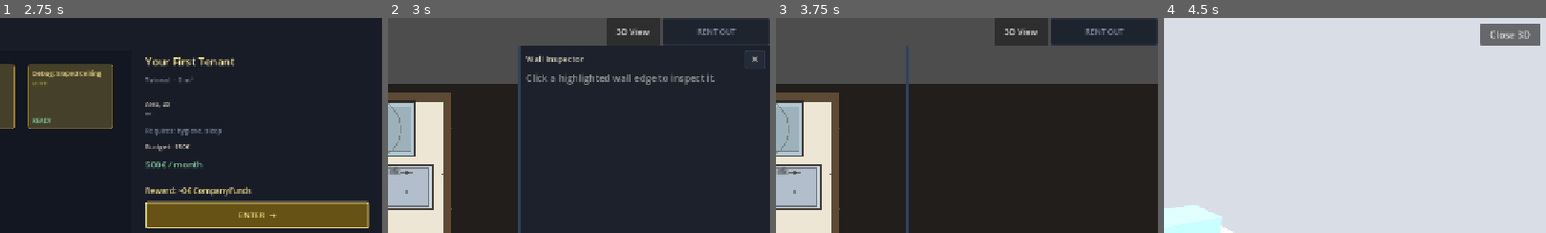
Above: before the commit, frames 1-4 (left to right).
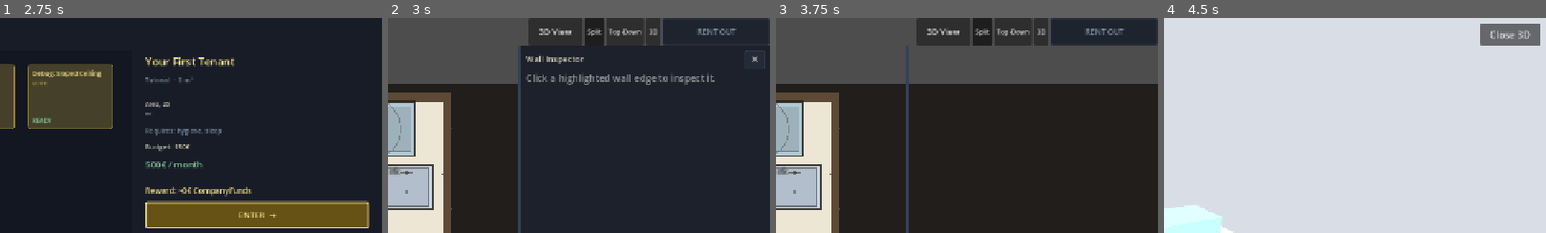
Above: after the commit, the same moments.

Repository: Bobovino/MakeItFit
Game: Godot game, scene res://scenes/CityMap.tscn
Same seed, same stepped clock (60 frames per second), same inputs: the game is played once before the commit and once after it.
Inputs:
- Up to frame 1 (2.75 s): click "★ Replay" at 0.5 s; click "★ Replay" at 1.25 s; click "★ Replay" at 2 s
- Up to frame 2 (3 s): click "ENTER →" at 2.75 s
- Up to frame 3 (3.75 s): click "✕" at 3.5 s
- Up to frame 4 (4.5 s): click "3D" at 4.25 s
The pictures show only the part of the screen within x 50-100%, y 0-50%; the shares and areas given below are measured in that part.

Frame 1 is identical in both runs. In frame 2, 2.6% of the frame differs, in the area x 36-71%, y 0-13%; in frame 3, 2.6%; in frame 4, nothing differs.

Commit message:
Add 3-button view-mode switcher (Split / Top-Down modal / persistent 3D)
Lets the player choose Split (docked wall panel), Top-Down+modal (mobile-
friendly, full-width floor plan with the wall panel as a dismissable
modal), or a persistent 3D view that fills the same band as the 2D floor
plan while budget/inventory/tenant-needs stay usable. Buying an item in
3D mode arms a 3D ghost via Room3DView.start_buying instead of the 2D
floor-placement ghost. Edge buttons (N/S/E/W) give wall access in the
two modes that have no 2D wall edge to click.

Verified in-game: all three modes render and switch correctly, wall
modal opens/closes cleanly, buy flow branches correctly per mode, no
compile or runtime errors introduced.

Co-Authored-By: Claude Sonnet 5 <noreply@anthropic.com>

Diff:
--- a/scripts/Main.gd
+++ b/scripts/Main.gd
@@ -30,6 +30,18 @@
 var _split_x:         float = 860.0
 var _dragging_divider: bool = false
 var _pending_floor_ghost: Furniture = null   # the floor-placement ghost armed alongside a wall placement
+
+# ── View mode: split (default) / top-down with a modal wall panel (mobile-
+# friendly) / 3D-primary. All three read and write the same Floor data —
+# switching modes never converts or loses anything, it just changes which
+# surface is on screen.
+enum ViewMode { SPLIT, TOPDOWN_MODAL, VIEW3D }
+const SCREEN_W := 1280.0   # design-resolution width every TopBar/Divider/WallInspector offset assumes
+var _view_mode: int = ViewMode.SPLIT
+var _mode3d_view:    Control = null   # persistent 3D view for VIEW3D mode (separate from the "reveal" overlay)
+var _modal_backdrop: ColorRect = null # dims the screen behind WallInspector when it's shown as a modal
+var _mode_buttons:   Dictionary = {}  # ViewMode -> Button
+var _edge_buttons:   Dictionary = {}  # "north"/"south"/"east"/"west" -> Button — quick wall access outside SPLIT mode
 
 # ── Floor plan zoom/pan (layered on top of the auto-fit baseline) ─────────
 const MIN_MANUAL_ZOOM := 0.4
@@ -88,7 +100,7 @@
 	if not divider.gui_input.is_connected(_on_divider_gui_input):
 		divider.gui_input.connect(_on_divider_gui_input)
 	Furniture.is_in_floor_pane = func(pos: Vector2) -> bool:
-		return pos.x < _split_x and pos.y > TOP_Y and pos.y < BOT_Y
+		return pos.x < _floor_pane_right_x() and pos.y > TOP_Y and pos.y < BOT_Y
 	_update_split(_split_x)
 	_apply_ui_theme()
 	_load_level(GameState.pending_level_id)
@@ -151,6 +163,50 @@
 		top.move_child(test_btn, top.get_child_count() - 2)
 	if top.has_node("TestBtn"):
 		top.get_node("TestBtn").visible = false  # updated after level load
+
+	# View-mode switcher: Split (default) / Top-down + modal wall panel
+	# (mobile-friendly) / 3D-primary. Mutually exclusive via a ButtonGroup.
+	if not top.has_node("ViewModeBox"):
+		var box := HBoxContainer.new()
+		box.name = "ViewModeBox"
+		var group := ButtonGroup.new()
+		var specs := [
+			[ViewMode.SPLIT,         "Split"],
+			[ViewMode.TOPDOWN_MODAL, "Top-Down"],
+			[ViewMode.VIEW3D,        "3D"],
+		]
+		for spec in specs:
+			var mode: int = spec[0]
+			var btn := Button.new()
+			btn.name          = "ViewMode%d" % mode
+			btn.text          = spec[1]
+			btn.toggle_mode   = true
+			btn.button_group  = group
+			btn.button_pressed = (mode == ViewMode.SPLIT)
+			btn.add_theme_font_size_override("font_size", 11)
+			btn.pressed.connect(_set_view_mode.bind(mode))
+			box.add_child(btn)
+			_mode_buttons[mode] = btn
+		top.add_child(box)
+		top.move_child(box, top.get_child_count() - 2)
+
+	# Quick wall access for TOPDOWN_MODAL/VIEW3D — those modes have no 2D wall
+	# edge to click, so the four walls get their own small buttons instead.
+	if not top.has_node("EdgeBox"):
+		var ebox := HBoxContainer.new()
+		ebox.name = "EdgeBox"
+		for edge in ["north", "south", "east", "west"]:
+			var ebtn := Button.new()
+			ebtn.name = "Edge_%s" % edge
+			ebtn.text = edge.substr(0, 1).to_upper()
+			ebtn.tooltip_text = edge.capitalize() + " wall"
+			ebtn.add_theme_font_size_override("font_size", 11)
+			ebtn.pressed.connect(_on_edge_button_pressed.bind(edge))
+			ebox.add_child(ebtn)
+			_edge_buttons[edge] = ebtn
+		top.add_child(ebox)
+		top.move_child(ebox, top.get_child_count() - 2)
+	(top.get_node("EdgeBox") as HBoxContainer).visible = _view_mode != ViewMode.SPLIT
 
 
 func _go_back() -> void:
@@ -592,7 +648,7 @@
 	const V_PAD  := 24.0
 	const PAD_T  := 3     # tile padding around apartment content
 
-	var avail_w := _split_x - H_PAD * 2
+	var avail_w := (_split_x if _view_mode == ViewMode.SPLIT else SCREEN_W) - H_PAD * 2
 	var avail_h := (BOT_Y - TOP_Y) - V_PAD * 2
 
 	var fw: float; var fh: float
@@ -637,19 +693,137 @@
 
 func _update_split(x: float) -> void:
 	_split_x = clampf(x, MIN_SPLIT_X, MAX_SPLIT_X)
-	divider.offset_left        = _split_x - 3.0
-	divider.offset_right       = _split_x + 3.0
-	wall_inspector.offset_left = _split_x + 3.0
+	if _view_mode == ViewMode.SPLIT:
+		divider.offset_left        = _split_x - 3.0
+		divider.offset_right       = _split_x + 3.0
+		wall_inspector.offset_left = _split_x + 3.0
 	var fl := _floors.get(_current_floor_id) as Floor
 	if fl:
 		_fit_floor(fl, false)
 
 
+# ── View mode switcher ──────────────────────────────────────────────────────
+func _set_view_mode(mode: int) -> void:
+	_view_mode = mode
+	for m in _mode_buttons:
+		(_mode_buttons[m] as Button).button_pressed = (m == mode)
+	var top := $UI/TopBar as HBoxContainer
+	if top.has_node("EdgeBox"):
+		(top.get_node("EdgeBox") as HBoxContainer).visible = mode != ViewMode.SPLIT
+
+	match mode:
+		ViewMode.SPLIT:
+			_teardown_mode3d_view()
+			room.visible    = true
+			divider.visible = true
+			wall_inspector.offset_left   = _split_x + 3.0
+			wall_inspector.offset_top    = TOP_Y
+			wall_inspector.offset_right  = SCREEN_W
+			wall_inspector.offset_bottom = BOT_Y
+			_hide_modal_backdrop()
+		ViewMode.TOPDOWN_MODAL:
+			_teardown_mode3d_view()
+			room.visible    = true
+			divider.visible = false
+			if wall_inspector.visible:
+				_position_wall_inspector_modal()
+			else:
+				_hide_modal_backdrop()
+		ViewMode.VIEW3D:
+			room.visible    = false
+			divider.visible = false
+			if wall_inspector.visible:
+				_position_wall_inspector_modal()
+			else:
+				_hide_modal_backdrop()
+			_ensure_mode3d_view()
+
+	var fl := _floors.get(_current_floor_id) as Floor
+	if fl and mode != ViewMode.VIEW3D:
+		_fit_floor(fl, false)
+
+
+# Persistent 3D view used by VIEW3D mode — distinct from the quick full-screen
+# "reveal" opened by the 3D-view TopBar button, which stays a one-off overlay.
+# This one fits the same TOP_Y..BOT_Y band the 2D floor plan normally uses, so
+# budget/inventory/tenant-needs stay visible and usable while working in 3D.
+func _ensure_mode3d_view() -> void:
+	var fl := _floors.get(_current_floor_id) as Floor
+	if not fl:
+		return
+	if not is_instance_valid(_mode3d_view):
+		_mode3d_view = Room3DViewScene.instantiate()
+		ui_layer.add_child(_mode3d_view)
+		_mode3d_view.anchor_left   = 0.0
+		_mode3d_view.anchor_top    = 0.0
+		_mode3d_view.anchor_right  = 0.0
+		_mode3d_view.anchor_bottom = 0.0
+		if _mode3d_view.has_node("CloseBtn"):
+			(_mode3d_view.get_node("CloseBtn") as Control).visible = false
+		_mode3d_view.sell_requested.connect(_on_sell_pressed.bind(fl))
+	_mode3d_view.offset_left   = 0.0
+	_mode3d_view.offset_top    = TOP_Y
+	_mode3d_view.offset_right  = SCREEN_W
+	_mode3d_view.offset_bottom = BOT_Y
+	_mode3d_view.build_from_floor(fl, gm.furniture_data["furniture"])
+
+
+func _teardown_mode3d_view() -> void:
+	if is_instance_valid(_mode3d_view):
+		_mode3d_view.queue_free()
+	_mode3d_view = null
+
+
+# TOPDOWN_MODAL / VIEW3D show the Wall Inspector as a centered modal (with a
+# dismiss-on-tap backdrop) instead of the SPLIT mode's permanent docked panel —
+# there's no room for a permanent side panel once the floor plan (or the 3D
+# view) is using the full width.
+func _position_wall_inspector_modal() -> void:
+	if not is_instance_valid(_modal_backdrop):
+		_modal_backdrop = ColorRect.new()
+		_modal_backdrop.color = Color(0.0, 0.0, 0.0, 0.55)
+		_modal_backdrop.mouse_filter = Control.MOUSE_FILTER_STOP
+		_modal_backdrop.gui_input.connect(func(event: InputEvent):
+			if event is InputEventMouseButton and (event as InputEventMouseButton).pressed:
+				wall_inspector.close_btn.pressed.emit())
+		ui_layer.add_child(_modal_backdrop)
+		ui_layer.move_child(_modal_backdrop, wall_inspector.get_index())
+	_modal_backdrop.offset_left   = 0.0
+	_modal_backdrop.offset_top    = 0.0
+	_modal_backdrop.offset_right  = SCREEN_W
+	_modal_backdrop.offset_bottom = BOT_Y + 214.0   # covers BottomBar too
+	_modal_backdrop.visible = true
+
+	const MW := 760.0
+	const MH := 480.0
+	wall_inspector.offset_left   = (SCREEN_W - MW) * 0.5
+	wall_inspector.offset_top    = TOP_Y + 20.0
+	wall_inspector.offset_right  = (SCREEN_W + MW) * 0.5
+	wall_inspector.offset_bottom = TOP_Y + 20.0 + MH
+
+
+func _hide_modal_backdrop() -> void:
+	if is_instance_valid(_modal_backdrop):
+		_modal_backdrop.visible = false
+
+
+# Quick wall access for TOPDOWN_MODAL/VIEW3D, where there's no 2D wall edge to
+# click — routes through the exact same path a 2D wall click uses.
+func _on_edge_button_pressed(edge: String) -> void:
+	var fl := _floors.get(_current_floor_id) as Floor
+	if fl:
+		_on_wall_edge_clicked(edge, fl)
+
+
 # ── Floor plan zoom (mouse wheel) / pan (middle-drag) ──────────────────────
+func _floor_pane_right_x() -> float:
+	return _split_x if _view_mode == ViewMode.SPLIT else SCREEN_W
+
+
 func _handle_view_input(event: InputEvent) -> void:
 	if event is InputEventMouseButton:
 		var mbe := event as InputEventMouseButton
-		var in_bounds := mbe.position.x < _split_x and mbe.position.y > TOP_Y and mbe.position.y < BOT_Y
+		var in_bounds := mbe.position.x < _floor_pane_right_x() and mbe.position.y > TOP_Y and mbe.position.y < BOT_Y
 		if mbe.button_index == MOUSE_BUTTON_WHEEL_UP and mbe.pressed and in_bounds:
 			_zoom_floor(0.15, mbe.position)
 		elif mbe.button_index == MOUSE_BUTTON_WHEEL_DOWN and mbe.pressed and in_bounds:
@@ -682,12 +856,15 @@
 		else apt_floor.floor_id + "_loft")
 	var sibling := _floors.get(sibling_id) as Floor
 	wall_inspector.show_wall(apt_floor, edge, sibling)
+	if _view_mode != ViewMode.SPLIT:
+		_position_wall_inspector_modal()
 
 
 func _on_inspector_visibility_changed() -> void:
 	if not wall_inspector.visible:
 		for fid in _floors:
 			(_floors[fid] as Floor).set_active_wall_edge("")
+		_hide_modal_backdrop()
 
 
 func _on_wall_item_placed(furniture_id: String) -> void:
@@ -719,18 +896,43 @@
 	f.fold_toggled.connect(_refresh_functions)
 	if f.rail_axis != "":
 		f.placed.connect(func(_n): _refresh_functions())
-	f.placement_confirmed.connect(func():
-		gm.buy_furniture(furniture_id)
-		_pending_floor_ghost = null
-		wall_inspector.cancel_selection()
-		if fdata.get("creates_loft", false):
-			_promote_to_loft(f, apt_floor)
-		_refresh_functions())
-	f.placement_cancelled.connect(func():
-		_pending_floor_ghost = null
-		_refresh_functions())
-	f.begin_placement(apt_floor, get_viewport().get_mouse_position())
-	_pending_floor_ghost = f
+
+	if _view_mode == ViewMode.VIEW3D and is_instance_valid(_mode3d_view):
+		# 3D-primary mode: the 2D floor plan is hidden, so only arm the 3D
+		# ghost (plus the wall-panel shop-select below, same as the 2D flow) —
+		# nothing to race against a 2D ghost that isn't even on screen.
+		var on_confirmed: Callable
+		var on_cancelled: Callable
+		on_confirmed = func(_f: Furniture):
+			_mode3d_view.buy_confirmed.disconnect(on_confirmed)
+			_mode3d_view.buy_cancelled.disconnect(on_cancelled)
+			gm.buy_furniture(furniture_id)
+			wall_inspector.cancel_selection()
+			if fdata.get("creates_loft", false):
+				_promote_to_loft(f, apt_floor)
+			_refresh_functions()
+		on_cancelled = func(_f: Furniture):
+			_mode3d_view.buy_confirmed.disconnect(on_confirmed)
+			_mode3d_view.buy_cancelled.disconnect(on_cancelled)
+			f.queue_free()
+			_refresh_functions()
+		_mode3d_view.buy_confirmed.connect(on_confirmed)
+		_mode3d_view.buy_cancelled.connect(on_cancelled)
+		_mode3d_view.start_buying(f, fdata)
+	else:
+		f.placement_confirmed.connect(func():
+			gm.buy_furniture(furniture_id)
+			_pending_floor_ghost = null
+			wall_inspector.cancel_selection()
+			if fdata.get("creates_loft", false):
+				_promote_to_loft(f, apt_floor)
+			_refresh_functions())
+		f.placement_cancelled.connect(func():
+			_pending_floor_ghost = null
+			_refresh_functions())
+		f.begin_placement(apt_floor, get_viewport().get_mouse_position())
+		_pending_floor_ghost = f
+
 	if wall_inspector.is_showing_wall():
 		wall_inspector.select_item(furniture_id)
 	_refresh_functions()
